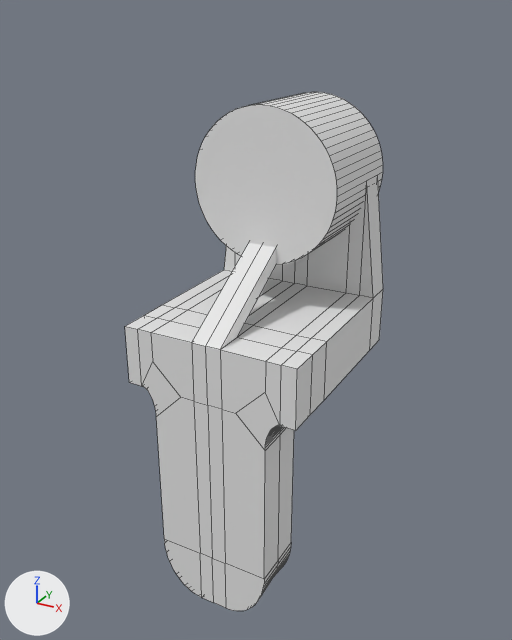
One commit to the Blender file output/projekt4_polowa.blend: the scene before it, then after it.
One viewpoint serves both versions: a camera (50 mm lens) standing at (104.1, -158.5, 111.3) and looking at (-3.1, 36.4, 13.8). The lights are fixed; the arrows at lower left show +X, +Y and +Z. The picture after the commit comes second. Mesh edges are drawn as thin lines.
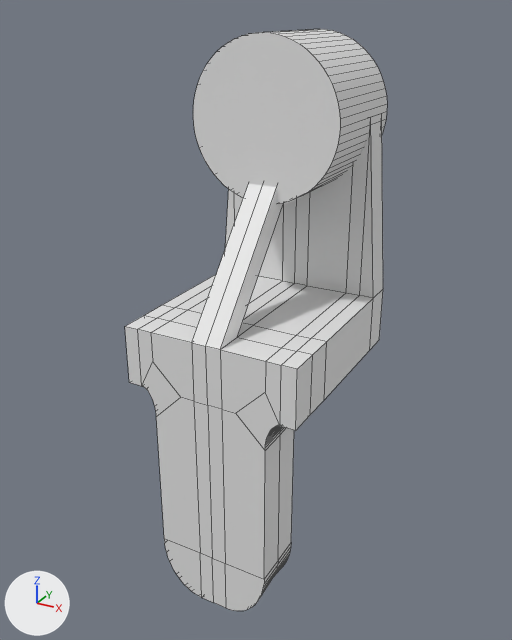
Edits to the scene script, one JSON object a line:
```json
{"block": "me_cube", "where": "# used by ob_cube; location = (0.0, 0.0, 0.0)"}
{"op": "remove", "block": "me_cube", "code": "me_cube.from_pydata(...)  # 178 vertices, 134 faces; spans x 0.0..30.0, y 0.0..70.0, z -80.0..60.0"}
{"op": "add", "block": "me_cube", "code": "me_cube.from_pydata(...)  # 178 vertices, 134 faces; spans x 0.0..30.0, y 0.0..70.0, z -80.0..80.0"}
{"block": "me_cube", "change": "me_cube part 1: all 14 vertices in x 0.0..25.0, y 36.0..70.0, z 42.0..60.0 are moved by (0.0, 0.0, 20.0)"}
{"op": "set", "path": "ob_cylinder.location", "old": "(0.0, 55.0, 60.0)", "new": "(0.0, 55.0, 80.0)"}
```

Boxes [x1, y1, x2, y2] around the edits, measured in the pictures (512 x 640 px; the box of a moved part takes in the faces that stretch with it):
```json
{"object": "Cube", "change": "reshaped", "before": [125, 175, 383, 611], "after": [125, 114, 383, 611], "on screen": "14% taller"}
{"object": "Cylinder", "change": "moved", "before": [195, 92, 383, 265], "after": [193, 29, 387, 204]}
{"part": 1, "of": "me_cube", "change": "moved or reshaped", "before": [192, 175, 383, 350], "after": [192, 114, 383, 350]}
```
